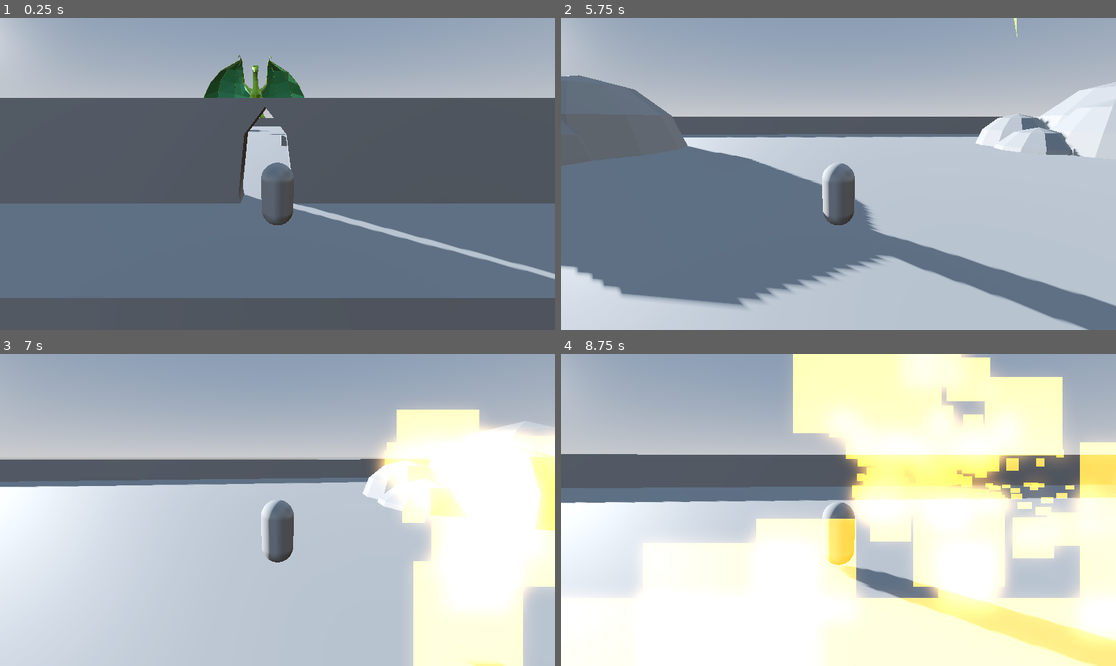
Above: before the commit, frames 1-4 (two rows, left to right).
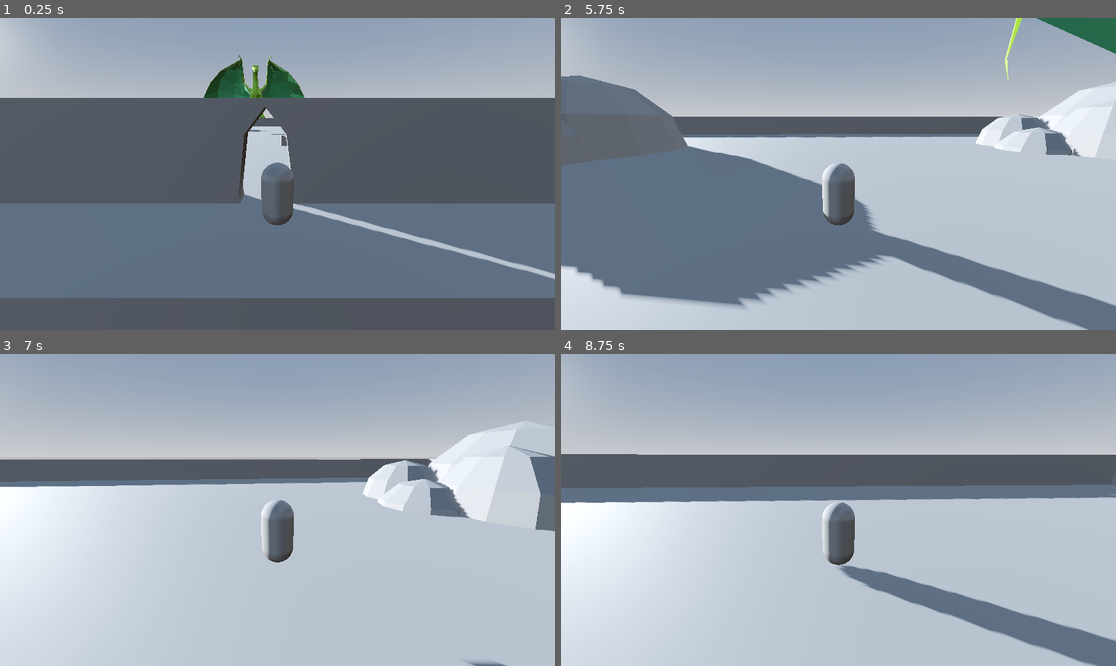
Above: after the commit, the same moments.

Repository: SrPatto/berial-mision
Game: Godot game, scene res://Scenes/prototype.tscn
Same seed, same stepped clock (60 frames per second), same inputs: the game is played once before the commit and once after it. This scene is started directly instead of the project's main scene.
Inputs (mouse positions are in pixels of both pictures, inside the frame that each line leads up to):
- Up to frame 1 (0.25 s): no input
- Up to frame 2 (5.75 s): tap Enter (ui_accept) at 0.5, 0.77, 1.52, 3.02, 3.77, 4.52 s; move the mouse to (866, 174) at 0.52 s; hold W (forward) from 0.53 s (still down); click (866, 174) at 0.67 s; move the mouse to (810, 174) at 1.27 s; move the mouse to (849, 167) at 2.02 s; move the mouse to (832, 180) at 2.77 s; click (832, 180) at 2.92 s; move the mouse to (877, 177) at 3.52 s; move the mouse to (794, 170) at 4.27 s; move the mouse to (844, 174) at 5.02 s; click (844, 174) at 5.17 s
- Up to frame 3 (7 s): move the mouse to (255, 503) at 5.77 s; release W (forward) at 5.78 s; hold D (right) 5.78-6.53 s; tap Enter (ui_accept) at 6.02, 6.77 s; move the mouse to (305, 510) at 6.52 s; hold W (forward) from 6.53 s (still down)
- Up to frame 4 (8.75 s): keep holding W (forward); move the mouse to (810, 510) at 7.27 s; click (810, 510) at 7.42 s; tap Enter (ui_accept) at 7.52 s; move the mouse to (849, 503) at 8.02 s

The runs differ from the first frame. In frame 1, less than 0.1% of the frame differs, in the area x 40-54%, y 14-43%; in frame 2, 0.9%; in frame 3, 19%; in frame 4, 61%, in the area x 0-100%, y 0-100%.

Commit message:
small changes

Diff:
--- a/Scenes/Dragon/dragon.tscn
+++ b/Scenes/Dragon/dragon.tscn
@@ -14,8 +14,8 @@
 [sub_resource type="ParticleProcessMaterial" id="ParticleProcessMaterial_mswqv"]
 direction = Vector3(0, -1, 0)
 spread = 4.0
-initial_velocity_min = 32.0
-initial_velocity_max = 128.0
+initial_velocity_min = 10.0
+initial_velocity_max = 20.0
 gravity = Vector3(0, -1, 0)
 collision_mode = 1
 collision_friction = 1.0
@@ -50,9 +50,9 @@
 transform = Transform3D(1, 0, 0, 0, 1, 0, 0, 0, 1, 0, 2.9, -0.25)
 shape = SubResource("BoxShape3D_6rxfk")
 
-[node name="Vision_RayCast" type="RayCast3D" parent="."]
+[node name="Fire_RayCast" type="RayCast3D" parent="."]
 transform = Transform3D(1, 0, 0, 0, 1, 0, 0, 0, 1, 0, 1, 0)
-target_position = Vector3(0, 1, 0)
+target_position = Vector3(0, 1, 44)
 
 [node name="NavigationAgent3D" type="NavigationAgent3D" parent="."]
 path_height_offset = 1.0
@@ -60,7 +60,7 @@
 debug_path_custom_color = Color(1, 1, 0, 1)
 
 [node name="FireParticles" type="GPUParticles3D" parent="."]
-transform = Transform3D(1, 0, 0, 0, 1, 0, 0, 0, 1, 0, 3, 5.55)
+transform = Transform3D(1, 0, 0, 0, -4.37114e-08, 1, 0, -1, -4.37114e-08, 0, 3, 5.55)
 emitting = false
 amount = 512
 lifetime = 2.0
@@ -88,7 +88,7 @@
 one_shot = true
 
 [node name="FireDamage_Timer" type="Timer" parent="."]
-wait_time = 0.2
+wait_time = 0.1
 
 [node name="State Machine" type="Node" parent="." node_paths=PackedStringArray("initial_state")]
 script = ExtResource("3_yxnyt")
--- a/Scenes/prototype.tscn
+++ b/Scenes/prototype.tscn
@@ -64,20 +64,36 @@
 use_collision = true
 size = Vector3(94, 4, 1)
 
+[node name="GPUParticlesCollisionBox3D" type="GPUParticlesCollisionBox3D" parent="NavigationRegion3D/CSGCombiner3D/Wall"]
+transform = Transform3D(1, 0, 0, 0, 1, 0, 0, 0, 1, 0.497287, 0.0551095, 0.562737)
+size = Vector3(93.2369, 3.98187, 2)
+
 [node name="Wall1" type="CSGBox3D" parent="NavigationRegion3D/CSGCombiner3D"]
 transform = Transform3D(1, 0, 0, 0, 1, 0, 0, 0, 1, -48, 2.5, -0.1)
 use_collision = true
 size = Vector3(1, 4, 94)
 
+[node name="GPUParticlesCollisionBox3D2" type="GPUParticlesCollisionBox3D" parent="NavigationRegion3D/CSGCombiner3D/Wall1"]
+transform = Transform3D(-0.000855232, 0, -1, 0, 1, 0, 1, 0, -0.000855232, 0, 0, 0)
+size = Vector3(93.8866, 4, 1)
+
 [node name="Wall2" type="CSGBox3D" parent="NavigationRegion3D/CSGCombiner3D"]
 transform = Transform3D(1, 0, 0, 0, 1, 0, 0, 0, 1, -1.5, 2.5, 47.43)
 use_collision = true
 size = Vector3(94, 4, 1)
 
+[node name="GPUParticlesCollisionBox3D2" type="GPUParticlesCollisionBox3D" parent="NavigationRegion3D/CSGCombiner3D/Wall2"]
+transform = Transform3D(1, 0, 0, 0, 1, 0, 0, 0, 1, 0.52588, -0.00678396, 0.490952)
+size = Vector3(93.2369, 3.98187, 2)
+
 [node name="Obstacle" type="CSGBox3D" parent="NavigationRegion3D/CSGCombiner3D"]
 transform = Transform3D(1, 0, 0, 0, 1, 0, 0, 0, 4.32, 0, 2, -23.4)
 use_collision = true
 size = Vector3(10, 3, 0.8)
+
+[node name="GPUParticlesCollisionBox3D" type="GPUParticlesCollisionBox3D" parent="NavigationRegion3D/CSGCombiner3D/Obstacle"]
+transform = Transform3D(1, 0, 0, 0, 1, 0, 0, 0, 1, -0.00012213, -0.00326538, -0.000259399)
+size = Vector3(9.9895, 3.02191, 0.791595)
 
 [node name="Obstacle4" type="CSGBox3D" parent="NavigationRegion3D/CSGCombiner3D"]
 transform = Transform3D(0.3, 0, 0, 0, 0.512, 0, 0, 0, 4.32, 3.47, 1.27, -26.86)
@@ -212,4 +228,4 @@
 transform = Transform3D(1, 0, 0, 0, 1, 0, 0, 0, 1, -5.1, 0.48, -3.4)
 
 [node name="Player" parent="." instance=ExtResource("1_6ox75")]
-transform = Transform3D(1, 0, 0, 0, 1, 0, 0, 0, 1, -16.5542, 2.33258, 47.5394)
+transform = Transform3D(1, 0, 0, 0, 1, 0, 0, 0, 1, -16.554, 2.3, 47.539)
--- a/Scripts/Dragon/DragonCharge.gd
+++ b/Scripts/Dragon/DragonCharge.gd
@@ -10,7 +10,7 @@
 	fly_pause_timer.wait_time = 1
 	isCharging = false
 	player_lastPosition = player.global_position
-	player_lastPosition += Vector3(17, 0, 0)
+	player_lastPosition += Vector3(17, -0.8, 0)
 	fly_pause_timer.start()
 	print("COBARDEEEEEEEEEEEES!!")
 
--- a/Scripts/Dragon/DragonChase.gd
+++ b/Scripts/Dragon/DragonChase.gd
@@ -4,7 +4,6 @@
 	player = get_tree().get_first_node_in_group("Player")
 	dragon = $"../.."
 	navigation_agent_3d = $"../../NavigationAgent3D"
-	vision_ray_cast = $"../../Vision_RayCast"
 	cd_fire_breath = $"../../CD_FireBreath"
 
 	dragon.isFlying = false
@@ -23,8 +22,7 @@
 		Transitioned.emit(self, "FlyState")
 
 func Physics_Update(_delta: float):
-	vision_ray_cast.target_position = vision_ray_cast.to_local(player.global_position)
-
+	pass
 
 func player_distant():
 	return dragon.global_position.distance_to(player.global_position)
--- a/Scripts/Dragon/DragonFireBreath.gd
+++ b/Scripts/Dragon/DragonFireBreath.gd
@@ -13,7 +13,7 @@
 	dragon = $"../.."
 	cd_fire_breath = $"../../CD_FireBreath"
 	fly_pause_timer = $"../../FlyPause_Timer"
-	vision_ray_cast = $"../../Vision_RayCast"
+	fire_ray_cast = $"../../Fire_RayCast"
 
 	isAttacking = true
 	fire_particles.emitting = true
@@ -55,6 +55,9 @@
 		var targetPos2d : Vector2 = Vector2(player.global_position.x, player.global_position.z)
 		direction = -(pos2D - targetPos2d)
 		dragon.rotation.y = lerp_angle(dragon.rotation.y, atan2(direction.x, direction.y), _delta * 2)
+		# raycast
+		fire_ray_cast.target_position = fire_ray_cast.to_local(player.global_position)
+
 
 
 
@@ -78,6 +81,11 @@
 
 # Damage per second
 func _on_fire_damage_timer_timeout():
-	if fire_breath_hitbox.overlaps_body(player):
-		player.health -= FIRE_DAMAGE
+	if dragon.isFlying:
+		if fire_breath_hitbox.overlaps_body(player):
+			player.health -= FIRE_DAMAGE
 		print(player.health)
+	else:
+		if fire_breath_hitbox.overlaps_body(player) && fire_ray_cast.get_collider() == player:
+			player.health -= FIRE_DAMAGE
+			print(player.health)
--- a/Scripts/Dragon/StateDragon.gd
+++ b/Scripts/Dragon/StateDragon.gd
@@ -6,12 +6,15 @@
 const MAX_DISTANCE = 32
 
 const FIRE_DAMAGE = 2
+const CHARGE_DAMAGE = 20
+const MELEE_DAMAGE = 10
 
 var collision_base: CollisionShape3D
 var navigation_agent_3d: NavigationAgent3D
-var vision_ray_cast: RayCast3D
+var fire_ray_cast: RayCast3D
 var fly_pause_timer: Timer
 var cd_fire_breath: Timer
+
 
 var player: CharacterBody3D
 var player_direction
